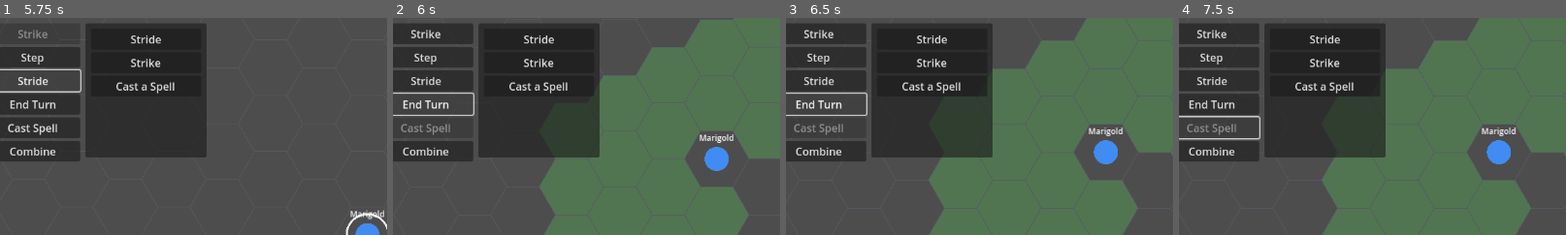
Above: before the commit, frames 1-4 (left to right).
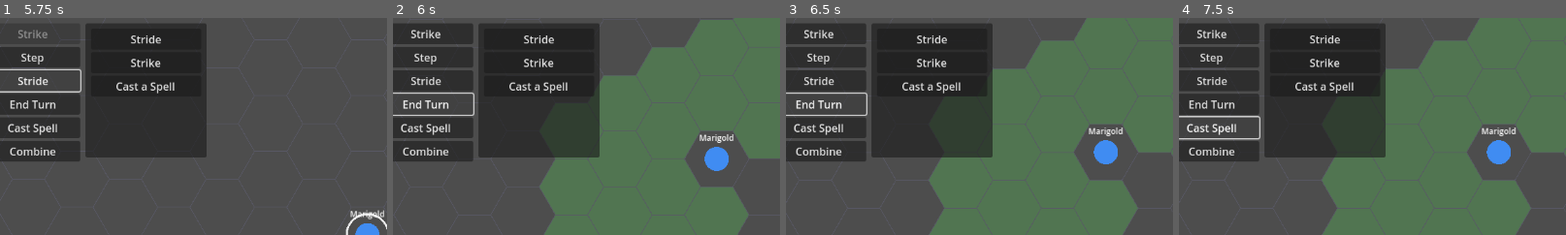
Above: after the commit, the same moments.

Repository: Pyroraptor/hykaen
Game: Godot game, scene res://scenes/TitleScreen.tscn
Same seed, same stepped clock (60 frames per second), same inputs: the game is played once before the commit and once after it.
Inputs (mouse positions are % of the whole screen's width and height, from its top left):
- Up to frame 1 (5.75 s): click "New Game" at 0.5 s; click "▲" at 1.25 s; click "▼" at 2 s; tap Enter at 2.75 s; move the mouse to (72, 45) at 2.77 s; hold Right (ui_right) 2.78-3.5 s; hold Shift 2.78-3.5 s; click (72, 45) at 2.92 s; click "Combine" at 3.5 s; click "Step" at 4.25 s; click "Stride" at 5 s
- Up to frame 2 (6 s): click "End Turn" at 5.75 s
- Up to frame 3 (6.5 s): no input
- Up to frame 4 (7.5 s): click "Strike" at 6.5 s; click (7, 25) at 7.25 s, where only the run after the commit has a clickable "Cast Spell"
The pictures show only the part of the screen within x 3-52%, y 0-50%; the shares and areas given below are measured in that part.

Frame 1 is identical in both runs. In frame 2, 0.2% of the frame differs, in the area x 2-15%, y 48-55%; in frame 3, 0.2%; in frame 4, 0.3%.
Error before the commit: Invalid call to function 'get' in base 'RefCounted (Combatant)'. Expected 1 arguments. (res://core/application/use_cases/begin_cast_use_case.gd:72)

Commit message:
fix(spells): use 1-arg Object.get() for equipped_items on Combatant actors
Godot 4.3's Object.get() accepts only 1 argument; the 2-arg form is
Dictionary-specific. Both availability() callers used actor.get("equipped_items", [])
which crashes at runtime when actor is a Combatant (Object). Changed to
store the 1-arg result in a temp var and fall back to [] on null.

Co-Authored-By: Claude Sonnet 4.6 <noreply@anthropic.com>

Diff:
--- a/core/application/use_cases/begin_cast_use_case.gd
+++ b/core/application/use_cases/begin_cast_use_case.gd
@@ -69,7 +69,8 @@
 		var spell = spell_catalog_port.get_spell(spell_id)
 		if spell != null and spell.energy_cost <= balance:
 			return true
-	for item in actor.get("equipped_items", []):
+	var _equipped = actor.get("equipped_items")
+	for item in (_equipped if _equipped != null else []):
 		if item == null or item.prepared_spell_id == "" or not item.is_charged:
 			continue
 		var spell = spell_catalog_port.get_spell(item.prepared_spell_id)
--- a/presentation/verbs/spell_action_controller.gd
+++ b/presentation/verbs/spell_action_controller.gd
@@ -271,7 +271,8 @@
 	if pool_port == null:
 		if not actor.known_spell_ids.is_empty():
 			return true
-		for item in actor.get("equipped_items", []):
+		var _equipped = actor.get("equipped_items")
+		for item in (_equipped if _equipped != null else []):
 			if item != null and item.prepared_spell_id != "" and item.is_charged:
 				return true
 		return false
